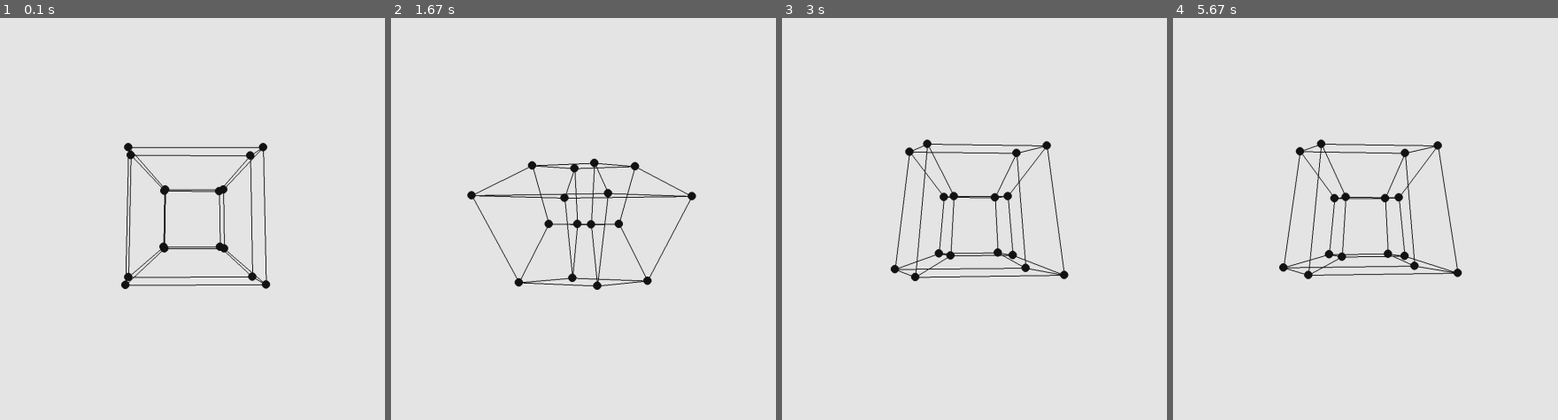
Above: before the commit, frames 1-4 (left to right).
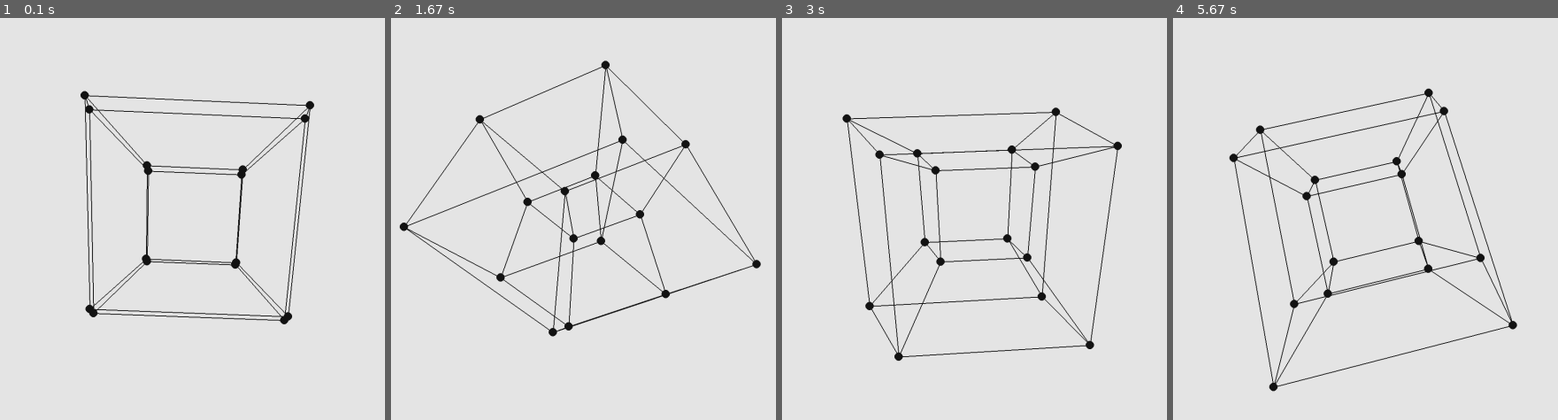
Above: after the commit, the same moments.

Repository: Josephbakulikira/4D-hypercube-with-pygame-aka-tesseract
Game: pygame game, started from main.py
Same seed, same stepped clock (60 frames per second), same inputs: the game is played once before the commit and once after it.
Inputs:
- Up to frame 1 (0.1 s): no input
- Up to frame 2 (1.67 s): tap Enter at 0.33 s
- Up to frame 3 (3 s): no input
- Up to frame 4 (5.67 s): no input

The runs differ from the first frame. In frame 1, 5.0% of the frame differs, in the area x 20-82%, y 18-77%; in frame 2, 5.4%; in frame 3, 5.4%; in frame 4, 5.6%, in the area x 14-90%, y 17-93%.

Commit message:
quit event esc

Diff:
--- a/main.py
+++ b/main.py
@@ -15,7 +15,7 @@
 
 angle = 0
 cube_position = [width//2, height//2]
-scale = 2500
+scale = 4000
 speed = 0.01
 points = [n for n in range(16)]
 
@@ -50,6 +50,9 @@
     for event in pygame.event.get():
         if event.type == pygame.QUIT:
             run = False
+        if event.type == pygame.KEYUP:
+            if event.key == pygame.K_ESCAPE:
+                run = False
 
     index = 0
     projected_points = [j for j in range(len(points))]
@@ -103,7 +106,8 @@
 
         distance = 5
         w = 1/(distance - rotated_3d[3][0])
-        projection_matrix4 = [[w, 0, 0, 0],
+        projection_matrix4 = [
+                            [w, 0, 0, 0],
                             [0, w, 0, 0],
                             [0, 0, w, 0],]
 
@@ -114,7 +118,7 @@
                             [0, z, 0 ]
                             ]
 
-        #rotated_2d = matrix_multiplication(rotation_x, projected_3d)
+        rotated_2d = matrix_multiplication(rotation_x, projected_3d)
         projected_2d = matrix_multiplication(projection_matrix, rotated_2d)
         x = int(projected_2d[0][0] * scale) + cube_position[0]
         y = int(projected_2d[1][0] * scale) + cube_position[1]
